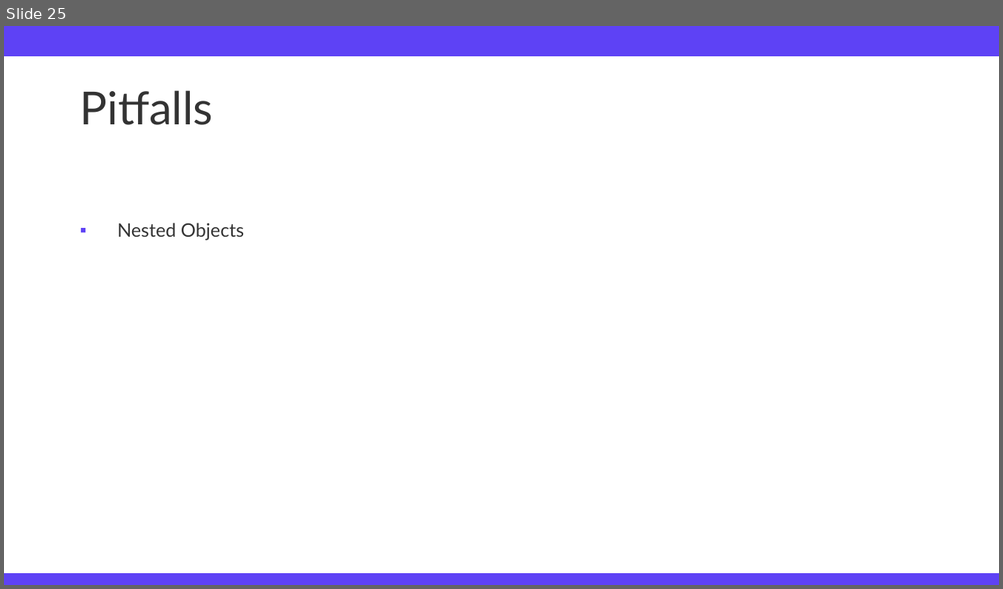
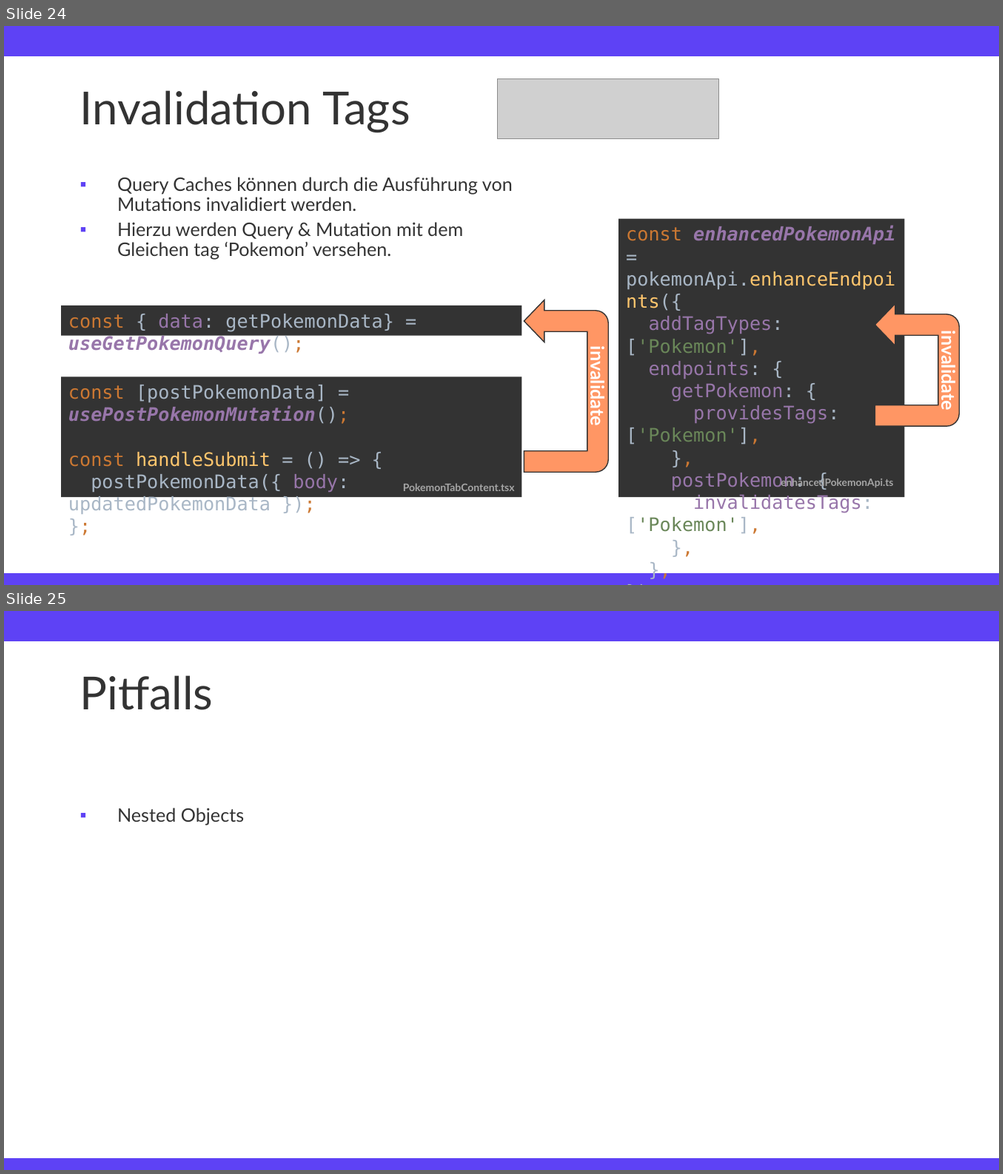
Before and after one commit to TimFehrmannAclue/techlabor_trainings_react_advanced, a slide deck: training_react_advanced.pptx. Shown one above the other, each under a label of ours: slide 25 before the commit, slides 24 and 25 after it. The pictures are 1003x589 and 1003x1174 pixels, drawn with LibreOffice and Linux fonts; fonts in the diff are those of the drawing; grey boxes stand for pictures; background and template pictures are left out. Boxes give left, top, right and bottom in pixels: in the first picture for what was removed or moved away, otherwise in the second. Text is boxed around its words. In the diff, an @@ line names an element or a change of style, - is before the commit and + after.

Commit message:
added invalidation tag slide

```diff
--- a/training_react_advanced.pptx
+++ b/training_react_advanced.pptx
@@ slide 24 added at bbox=[4, 26, 999, 585], background #FFFFFF; not listed: 2 template elements that a slide beside it also shows @@
@@ title added at bbox=[79, 90, 410, 133], 44 pt, text #333333 @@
+Invalidation Tags
@@ picture added at bbox=[498, 79, 719, 138] @@
@@ text added at bbox=[117, 177, 512, 260], 18 pt, text #333333 @@
+▪ Query Caches können durch die Ausführung von Mutations invalidiert werden.
+▪ Hierzu werden Query & Mutation mit dem Gleichen tag ‘Pokemon’ versehen.
@@ rectangle added at bbox=[619, 219, 905, 498], fill #333333, 18 pt, text #9876AA @@
+const enhancedPokemonApi = pokemonApi.enhanceEndpoints({
+addTagTypes: ['Pokemon'],
+endpoints: {
+getPokemon: {
+providesTags: ['Pokemon'],
+},
+postPokemon: {
+invalidatesTags: ['Pokemon'],
+},
+},
+});
@@ rectangle added at bbox=[61, 306, 521, 335], fill #333333, 18 pt, text #9876AA @@
+const { data: getPokemonData} = useGetPokemonQuery();
@@ uturn arrow added at bbox=[524, 301, 609, 473], fill #FF9664, outline #333333 1 pt @@
@@ uturn arrow added at bbox=[874, 304, 959, 426], fill #FF9664, outline #333333 1 pt @@
@@ text added at bbox=[586, 354, 609, 424], 18 pt, text #FFFFFF, bold @@
+invalidate
@@ text added at bbox=[937, 338, 959, 409], 18 pt, text #FFFFFF, bold @@
+invalidate
@@ rectangle added at bbox=[61, 378, 521, 498], fill #333333, 18 pt, text #A9B7C6 @@
+const [postPokemonData] = usePostPokemonMutation();
+const handleSubmit = () => {
+postPokemonData({ body: updatedPokemonData });
+};
@@ text added at bbox=[403, 483, 515, 491], 10 pt, text #A6A6A6, bold @@
+PokemonTabContent.tsx
@@ text added at bbox=[780, 477, 893, 488], 9.8 pt, text #A6A6A6, bold @@
+enhancedPokemonApi.ts
```
Also in this commit, not shown: 2 slides changed, 2 slides removed.
